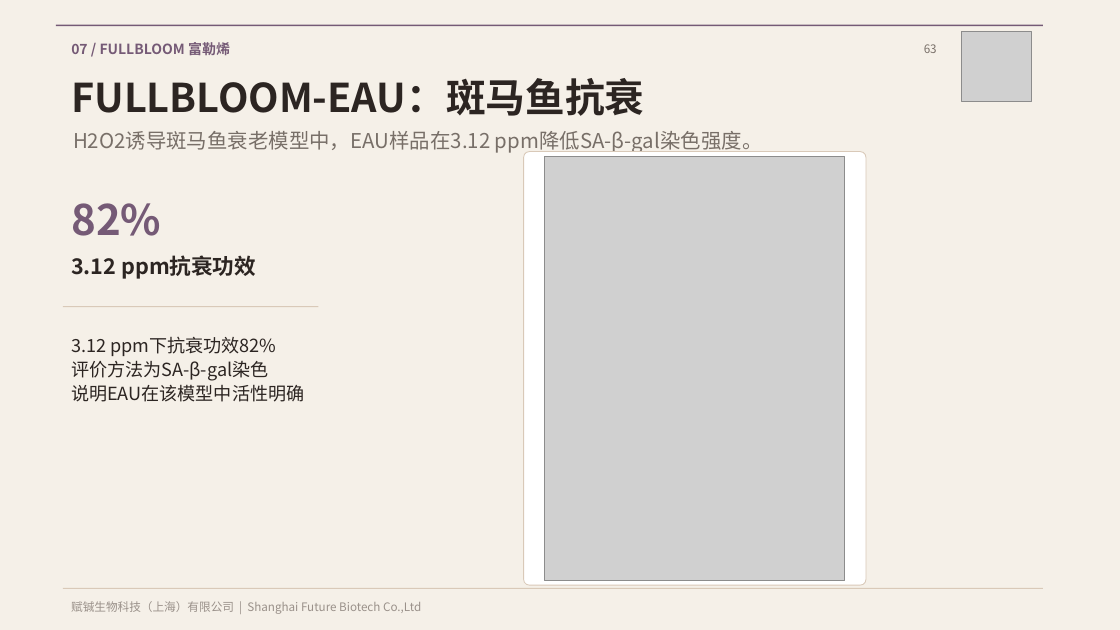
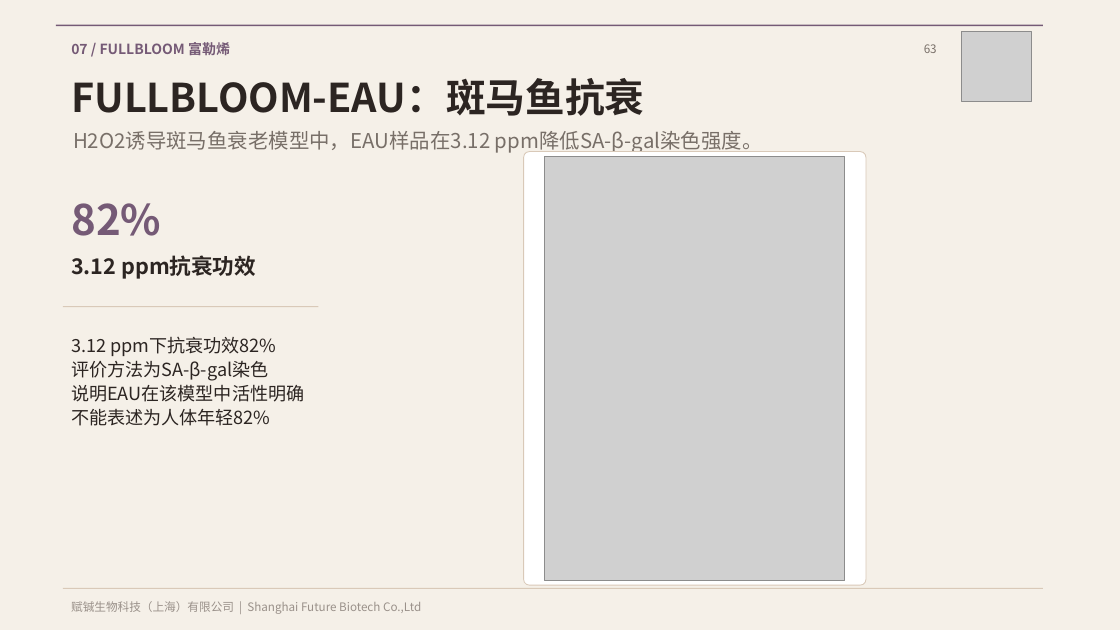
Before and after one commit to futurebio/futurebio.github.io, a slide deck: slide 63 of downloads/anti-aging-ingredient-portfolio-latest.pptx. Drawn at 1120x630 pixels with LibreOffice and Linux fonts; fonts in the diff are those of the drawing; grey boxes stand for pictures. Boxes give left, top, right and bottom in pixels: in the first picture for what was removed or moved away, otherwise in the second. Text is boxed around its words. In the diff, an @@ line names an element or a change of style, - is before the commit and + after.

```diff
--- a/downloads/anti-aging-ingredient-portfolio-latest.pptx
+++ b/downloads/anti-aging-ingredient-portfolio-latest.pptx
@@ text at bbox=[71, 409, 270, 426]: paragraph added @@
+不能表述为人体年轻82%
```
Also in this commit, not shown: 11 other slides changed, 4 slides added, 3 other files.
